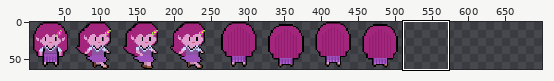
Two states of a sprite sheet, assets/meninarosa.png. Above, an overview of the earlier version with the close-up marked.
Close-up. As it was:
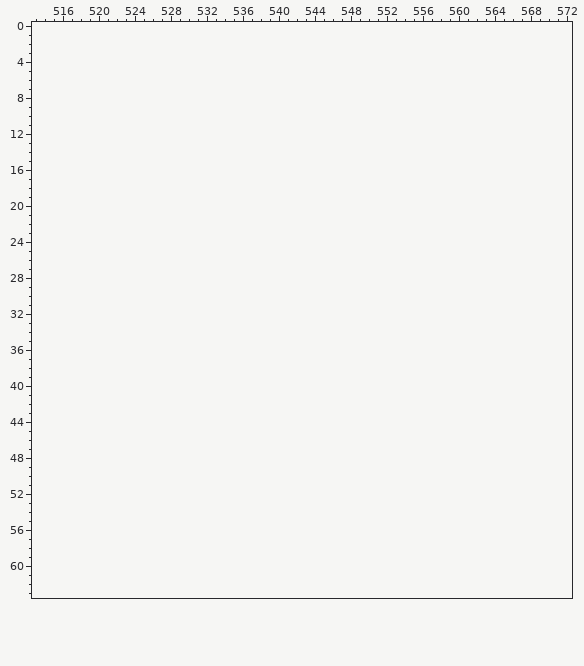
The file is 512x64 pixels. Shown: x 513..572, y 0..63. The old version is drawn lined up with the new one, on the new canvas. The wide view leaves out empty margins. The commit also changed other parts of the picture, which this record leaves out.
After the commit:
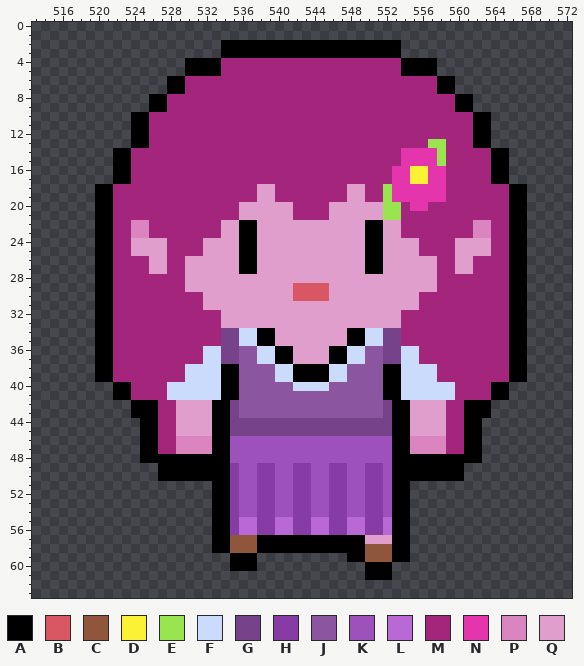
Palette (. is transparent): A #000000  B #d95763  C #8f563b  D #fbf236  E #99e550  F #cbdbfc  G #76428a  H #873ba4  J #8b559f  K #9d51bb  L #b869d6  M #a4267c  N #e435ad  P #db85c0  Q #df9ecb
The edit:
canvas 512x64 -> 704x64
Changed rows in their new state; - is an unchanged pixel.
first column x 520:
 2 --------------AAAAAAAAAAAAAAAAAAAA--------------
 3 --------------AAAAAAAAAAAAAAAAAAAA--------------
 4 ----------AAAAMMMMMMMMMMMMMMMMMMMMAAAA----------
 5 ----------AAAAMMMMMMMMMMMMMMMMMMMMAAAA----------
 6 --------AAMMMMMMMMMMMMMMMMMMMMMMMMMMMMAA--------
 7 --------AAMMMMMMMMMMMMMMMMMMMMMMMMMMMMAA--------
 8 ------AAMMMMMMMMMMMMMMMMMMMMMMMMMMMMMMMMAA------
 9 ------AAMMMMMMMMMMMMMMMMMMMMMMMMMMMMMMMMAA------
10 ----AAMMMMMMMMMMMMMMMMMMMMMMMMMMMMMMMMMMMMAA----
11 ----AAMMMMMMMMMMMMMMMMMMMMMMMMMMMMMMMMMMMMAA----
12 ----AAMMMMMMMMMMMMMMMMMMMMMMMMMMMMMMMMMMMMAA----
13 ----AAMMMMMMMMMMMMMMMMMMMMMMMMMMMMMMMEEMMMAA----
14 --AAMMMMMMMMMMMMMMMMMMMMMMMMMMMMMMNNNNEMMMMMAA--
15 --AAMMMMMMMMMMMMMMMMMMMMMMMMMMMMMMNNNNEMMMMMAA--
16 --AAMMMMMMMMMMMMMMMMMMMMMMMMMMMMMNNDDNNMMMMMAA--
17 --AAMMMMMMMMMMMMMMMMMMMMMMMMMMMMMNNDDNNMMMMMAA--
18 AAMMMMMMMMMMMMMMMMQQMMMMMMMMQQMMENNNNNNMMMMMMMAA
19 AAMMMMMMMMMMMMMMMMQQMMMMMMMMQQMMENNNNNNMMMMMMMAA
20 AAMMMMMMMMMMMMMMQQQQQQMMMMQQQQQQEEMNNMMMMMMMMMAA
21 AAMMMMMMMMMMMMMMQQQQQQMMMMQQQQQQEEMMMMMMMMMMMMAA
22 AAMMPPMMMMMMMMQQAAQQQQQQQQQQQQAAQQMMMMMMMMPPMMAA
23 AAMMPPMMMMMMMMQQAAQQQQQQQQQQQQAAQQMMMMMMMMPPMMAA
24 AAMMQQQQMMMMQQQQAAQQQQQQQQQQQQAAQQQQMMMMQQQQMMAA
25 AAMMQQQQMMMMQQQQAAQQQQQQQQQQQQAAQQQQMMMMQQQQMMAA
26 AAMMMMQQMMQQQQQQAAQQQQQQQQQQQQAAQQQQQQMMQQMMMMAA
27 AAMMMMQQMMQQQQQQAAQQQQQQQQQQQQAAQQQQQQMMQQMMMMAA
28 AAMMMMMMMMQQQQQQQQQQQQQQQQQQQQQQQQQQQQMMMMMMMMAA
29 AAMMMMMMMMQQQQQQQQQQQQBBBBQQQQQQQQQQQQMMMMMMMMAA
30 AAMMMMMMMMMMQQQQQQQQQQBBBBQQQQQQQQQQMMMMMMMMMMAA
31 AAMMMMMMMMMMQQQQQQQQQQQQQQQQQQQQQQQQMMMMMMMMMMAA
32 AAMMMMMMMMMMMMQQQQQQQQQQQQQQQQQQQQMMMMMMMMMMMMAA
33 AAMMMMMMMMMMMMQQQQQQQQQQQQQQQQQQQQMMMMMMMMMMMMAA
34 AAMMMMMMMMMMMMGGFFAAQQQQQQQQAAFFGGMMMMMMMMMMMMAA
35 AAMMMMMMMMMMMMGGFFAAQQQQQQQQAAFFGGMMMMMMMMMMMMAA
36 AAMMMMMMMMMMFFGGJJFFAAQQQQAAFFJJGGFFMMMMMMMMMMAA
37 AAMMMMMMMMMMFFGGJJFFAAQQQQAAFFJJGGFFMMMMMMMMMMAA
38 AAMMMMMMMMFFFFAAJJJJFFAAAAFFJJJJAAFFFFMMMMMMMMAA
39 AAMMMMMMMMFFFFAAJJJJFFAAAAFFJJJJAAFFFFMMMMMMMMAA
40 --AAMMMMFFFFFFAAJJJJJJFFFFJJJJJJAAFFFFFFMMMMAA--
41 --AAMMMMFFFFFFAAJJJJJJJJJJJJJJJJAAFFFFFFMMMMAA--
42 ----AAAMMQQQQAAGJJJJJJJJJJJJJJJJGAAQQQQMMAAA----
43 ----AAAMMQQQQAAGJJJJJJJJJJJJJJJJGAAQQQQMMAAA----
44 -----AAMMQQQQAAGGGGGGGGGGGGGGGGGGAAQQQQMMAA-----
45 -----AAMMQQQQAAGGGGGGGGGGGGGGGGGGAAQQQQMMAA-----
46 -----AAMMPPPPAAKKKKKKKKKKKKKKKKKKAAPPPPMMAA-----
47 -----AAMMPPPPAAKKKKKKKKKKKKKKKKKKAAPPPPMMAA-----
48 -----AAAAAAAAAAKKKKKKKKKKKKKKKKKKAAAAAAAAAA-----
49 -------AAAAAAAAHKKHHKKHHKKHHKKHHKAAAAAAAA-------
50 -------AAAAAAAAHKKHHKKHHKKHHKKHHKAAAAAAAA-------
51 -------------AAHKKHHKKHHKKHHKKHHKAA-------------
52 -------------AAHKKHHKKHHKKHHKKHHKAA-------------
53 -------------AAHKKHHKKHHKKHHKKHHKAA-------------
54 -------------AAHKKHHKKHHKKHHKKHHKAA-------------
55 -------------AAHLLHHLLHHLLHHLLHHLAA-------------
56 -------------AAHLLHHLLHHLLHHLLHHLAA-------------
57 -------------AACCCAAAAAAAAAAAAQQQAA-------------
58 -------------AACCCAAAAAAAAAAAACCCAA-------------
59 ---------------AAA----------AACCCAA-------------
60 ---------------AAA------------AAA---------------
61 ------------------------------AAA---------------
Where, in picture pixels (left, top, right, bottom), the same in both close-ups:
added: (95, 40, 527, 580)
